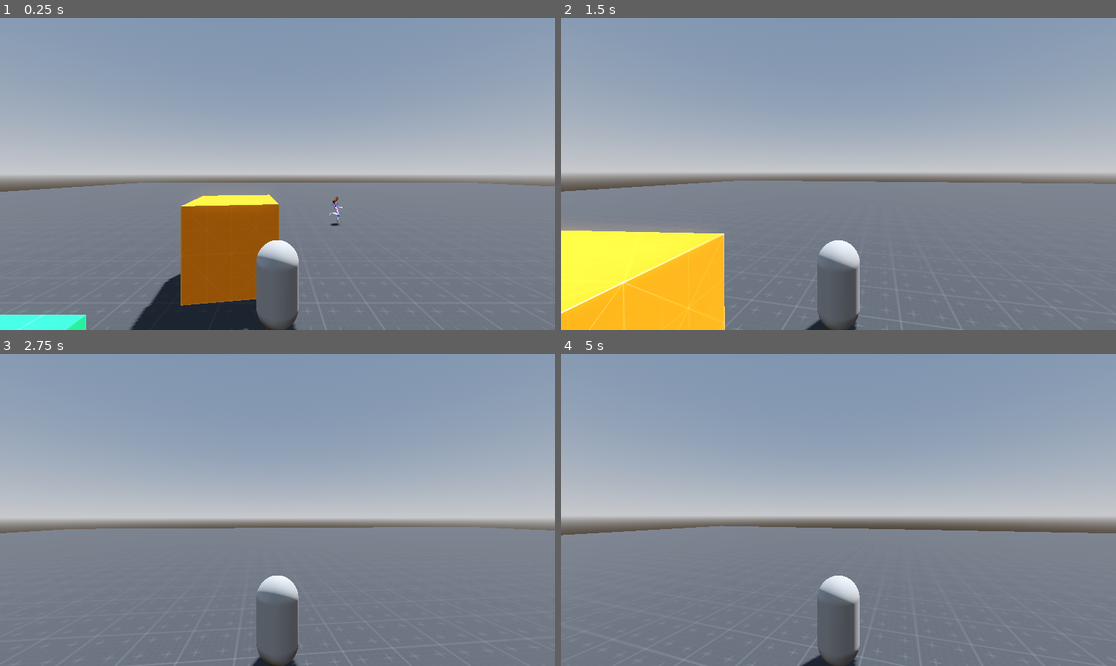
Above: before the commit, frames 1-4 (two rows, left to right).
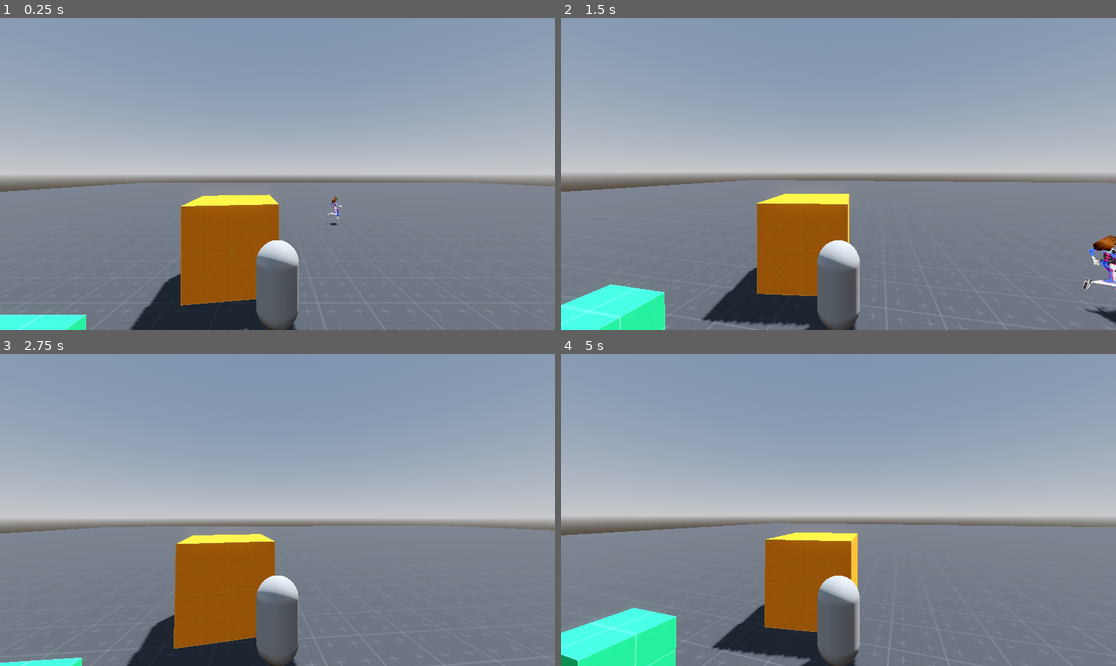
Above: after the commit, the same moments.

Repository: fhgaha/LD55
Game: Godot game, scene res://scenes/world.tscn
Same seed, same stepped clock (60 frames per second), same inputs: the game is played once before the commit and once after it.
Inputs (mouse positions are in pixels of both pictures, inside the frame that each line leads up to):
- Up to frame 1 (0.25 s): no input
- Up to frame 2 (1.5 s): move the mouse to (866, 174) at 0.52 s; press the mouse at (866, 174) at 0.53 s; hold W (forward) from 0.53 s (still down); move the mouse to (810, 174) at 1.27 s; release the mouse at (810, 174) at 1.28 s; click (810, 174) at 1.35 s
- Up to frame 3 (2.75 s): keep holding W (forward); move the mouse to (288, 503) at 2.02 s; press the mouse at (288, 503) at 2.03 s
- Up to frame 4 (5 s): keep holding W (forward); move the mouse to (832, 516) at 2.77 s; release the mouse at (832, 516) at 2.78 s; click (832, 516) at 2.85 s; move the mouse to (877, 513) at 3.52 s; press the mouse at (877, 513) at 3.53 s; move the mouse to (794, 506) at 4.27 s; release the mouse at (794, 506) at 4.28 s; click (794, 506) at 4.35 s

The runs differ from the first frame. In frame 1, less than 0.1% of the frame differs, in the area x 59-62%, y 57-67%; in frame 2, 16%, in the area x 0-100%, y 51-100%; in frame 3, 8.2%; in frame 4, 10%.

Commit message:
added states to girl character

Diff:
--- a/scenes/diva.tscn
+++ b/scenes/diva.tscn
@@ -1,7 +1,11 @@
-[gd_scene load_steps=10 format=3 uid="uid://dtstw4mwbc5dr"]
-
-[ext_resource type="Script" path="res://scripts/diva.gd" id="1_cqiwi"]
+[gd_scene load_steps=14 format=3 uid="uid://dtstw4mwbc5dr"]
+
 [ext_resource type="Texture2D" uid="uid://b317wrttntgt0" path="res://models/diva/Diva_Dva_MAT_baseColor.png" id="1_ohw2b"]
+[ext_resource type="Script" path="res://scripts/ai/diva.gd" id="1_ufo67"]
+[ext_resource type="Script" path="res://scripts/ai/state_machine.gd" id="3_33f31"]
+[ext_resource type="Script" path="res://scripts/ai/idle.gd" id="4_livpq"]
+[ext_resource type="Script" path="res://scripts/ai/moving.gd" id="5_26w6l"]
+[ext_resource type="Script" path="res://scripts/ai/loading_water.gd" id="6_cluie"]
 
 [sub_resource type="StandardMaterial3D" id="StandardMaterial3D_nn6ci"]
 resource_name = "Dva_MAT_0"
@@ -746,7 +750,7 @@
 
 [node name="Diva" type="CharacterBody3D"]
 transform = Transform3D(0.04, 0, 0, 0, 0.04, 0, 0, 0, 0.04, 0, 0, 0)
-script = ExtResource("1_cqiwi")
+script = ExtResource("1_ufo67")
 
 [node name="Original" type="Node3D" parent="."]
 transform = Transform3D(-1, 8.74228e-08, 3.12648e-14, 0, -3.57628e-07, 1, 8.74228e-08, 1, 3.57628e-07, 0, 0, 0)
@@ -954,3 +958,16 @@
 [node name="CollisionShape3D" type="CollisionShape3D" parent="."]
 transform = Transform3D(1, 0, 0, 0, 1, 0, 0, 0, 1, 0, 17.1912, 0)
 shape = SubResource("CapsuleShape3D_v6hjh")
+
+[node name="StateMachine" type="Node" parent="."]
+script = ExtResource("3_33f31")
+initial_state = NodePath("Idle")
+
+[node name="Idle" type="Node" parent="StateMachine"]
+script = ExtResource("4_livpq")
+
+[node name="Moving" type="Node" parent="StateMachine"]
+script = ExtResource("5_26w6l")
+
+[node name="LoadingWater" type="Node" parent="StateMachine"]
+script = ExtResource("6_cluie")
--- /dev/null
+++ b/scripts/ai/diva.gd
@@ -0,0 +1,18 @@
+class_name GirlCharacter
+extends CharacterBody3D
+
+@onready var anim_player = $AnimationPlayer
+
+const SPEED = 5.0
+
+var water_amnt : float = 0
+var target : Node3D
+var isMoving : bool
+
+func _ready() -> void:
+	pass
+
+
+func play_anim(player: AnimationPlayer, anim_name: String):
+	if (player.current_animation != anim_name):
+		player.play(anim_name)
--- /dev/null
+++ b/scripts/ai/idle.gd
@@ -0,0 +1,16 @@
+extends State
+
+# Upon entering the state, we set the Player node's velocity to zero.
+func enter(_msg := {}) -> void:
+	player.velocity = Vector3.ZERO
+
+
+func update(delta: float) -> void:
+	if player.water_amnt <= 0:
+		var target = Global.inst.well
+		player.target = target
+		state_machine.transition_to("Moving")
+
+
+func exit() -> void:
+	pass
--- /dev/null
+++ b/scripts/ai/loading_water.gd
@@ -0,0 +1,32 @@
+extends State
+
+@export var SPEED = 5.0
+var target : Node3D = null
+
+func enter(_msg := {}) -> void:
+	target = player.target
+	pass
+
+
+func update(delta: float) -> void:
+	if (target.name == "well" and
+		player.global_position.distance_squared_to(target.global_position) < 1):
+		state_machine.transition_to("LoadingWater")
+	pass
+
+
+func exit() -> void:
+	pass
+
+func physics_update(_delta: float) -> void:
+	var direction = player.global_position.direction_to(target.global_position)
+	if direction:
+		player.play_anim(player.anim_player, "running")
+		player.velocity.x = direction.x * SPEED
+		player.velocity.z = direction.z * SPEED
+	else:
+		player.play_anim(player.anim_player, "idle")
+		player.velocity.x = move_toward(player.velocity.x, 0, SPEED)
+		player.velocity.z = move_toward(player.velocity.z, 0, SPEED)
+
+	player.move_and_slide()
--- /dev/null
+++ b/scripts/ai/moving.gd
@@ -0,0 +1,32 @@
+extends State
+
+@export var SPEED = 5.0
+var target : Node3D = null
+
+func enter(_msg := {}) -> void:
+	target = player.target
+	pass
+
+
+func update(delta: float) -> void:
+	if (target.name == "well" and
+		player.global_position.distance_squared_to(target.global_position) < 1):
+		state_machine.transition_to("LoadingWater")
+	pass
+
+
+func exit() -> void:
+	pass
+
+func physics_update(_delta: float) -> void:
+	var direction = player.global_position.direction_to(target.global_position)
+	if direction:
+		player.play_anim(player.anim_player, "running")
+		player.velocity.x = direction.x * SPEED
+		player.velocity.z = direction.z * SPEED
+	else:
+		player.play_anim(player.anim_player, "idle")
+		player.velocity.x = move_toward(player.velocity.x, 0, SPEED)
+		player.velocity.z = move_toward(player.velocity.z, 0, SPEED)
+
+	player.move_and_slide()
--- /dev/null
+++ b/scripts/ai/state.gd
@@ -0,0 +1,31 @@
+class_name State
+extends Node
+
+var state_machine : StateMachine = null
+var player : GirlCharacter
+
+# Virtual function. Receives events from the `_unhandled_input()` callback.
+func handle_input(_event: InputEvent) -> void:
+	pass
+
+
+# Virtual function. Corresponds to the `_process()` callback.
+func update(_delta: float) -> void:
+	pass
+
+
+# Virtual function. Corresponds to the `_physics_process()` callback.
+func physics_update(_delta: float) -> void:
+	pass
+
+
+# Virtual function. Called by the state machine upon changing the active state. The `msg` parameter
+# is a dictionary with arbitrary data the state can use to initialize itself.
+func enter(_msg := {}) -> void:
+	pass
+
+
+# Virtual function. Called by the state machine before changing the active state. Use this function
+# to clean up the state.
+func exit() -> void:
+	pass
--- /dev/null
+++ b/scripts/ai/state_machine.gd
@@ -0,0 +1,53 @@
+class_name StateMachine
+extends Node
+
+# Emitted when transitioning to a new state.
+signal transitioned(state_name)
+
+# Path to the initial active state. We export it to be able to pick the initial state in the inspector.
+@export var initial_state := NodePath()
+
+# The current active state. At the start of the game, we get the `initial_state`.
+@onready var state: State = get_node(initial_state)
+
+var player : GirlCharacter
+
+func _ready() -> void:
+	await is_node_ready()
+	player = owner as GirlCharacter
+	#yield(owner, "ready")
+	# The state machine assigns itself to the State objects' state_machine property.
+	for child in get_children():
+		var s = child as State
+		s.state_machine = self
+		s.player = player
+	state.enter()
+
+
+# The state machine subscribes to node callbacks and delegates them to the state objects.
+func _unhandled_input(event: InputEvent) -> void:
+	state.handle_input(event)
+
+
+func _process(delta: float) -> void:
+	state.update(delta)
+
+
+func _physics_process(delta: float) -> void:
+	state.physics_update(delta)
+
+
+# This function calls the current state's exit() function, then changes the active state,
+# and calls its enter function.
+# It optionally takes a `msg` dictionary to pass to the next state's enter() function.
+func transition_to(target_state_name: String, msg: Dictionary = {}) -> void:
+	# Safety check, you could use an assert() here to report an error if the state name is incorrect.
+	# We don't use an assert here to help with code reuse. If you reuse a state in different state machines
+	# but you don't want them all, they won't be able to transition to states that aren't in the scene tree.
+	if not has_node(target_state_name):
+		return
+
+	state.exit()
+	state = get_node(target_state_name)
+	state.enter(msg)
+	emit_signal("transitioned", state.name)
--- a/scripts/diva.gd
+++ /dev/null
@@ -1,43 +0,0 @@
-extends CharacterBody3D
-
-@onready var anim_player = $AnimationPlayer
-
-const SPEED = 5.0
-const JUMP_VELOCITY = 4.5
-
-var water_amnt : float = 0
-var target : Node3D
-var isMoving : bool
-
-func _ready() -> void:
-	if (water_amnt <= 0):
-		var well = Global.inst.well
-		target = well
-		isMoving = true
-	pass
-
-func _physics_process(delta):
-	if (target == null):
-		return
-
-	if (isMoving):
-		#var input_dir = Input.get_vector("ui_left", "ui_right", "ui_up", "ui_down")
-		#var direction = (transform.basis * Vector3(input_dir.x, 0, input_dir.y)).normalized()
-		#var direction = (global_position - target.global_position).normalized()
-		print(target.global_position)
-		var direction = global_position.direction_to(target.global_position)
-		if direction:
-			play_anim(anim_player, "running")
-			velocity.x = direction.x * SPEED
-			velocity.z = direction.z * SPEED
-		else:
-			play_anim(anim_player, "idle")
-			velocity.x = move_toward(velocity.x, 0, SPEED)
-			velocity.z = move_toward(velocity.z, 0, SPEED)
-
-		move_and_slide()
-
-
-func play_anim(player: AnimationPlayer, anim_name: String):
-	if (player.current_animation != anim_name):
-		player.play(anim_name)
--- a/scripts/global.gd
+++ b/scripts/global.gd
@@ -2,12 +2,11 @@
 extends Node
 
 static var inst : Global
-
 @export var well : Node3D
 
-static var global_val : int = 10
 
 func _ready() -> void:
 	if (inst == null):
 		inst = self
+	print("Global: well: ", well)
 	pass
--- a/scripts/player.gd
+++ b/scripts/player.gd
@@ -6,7 +6,7 @@
 @onready var visual = $visual
 #@onready var stone : RigidBody3D = $visual/stone
 
-@export var SPEED = 5.0
+#@export var SPEED = 5.0
 @export var sens_horizontal = 0.2
 @export var sens_vertical = 0.2
 
@@ -39,18 +39,19 @@
 
 func handle_movement_input():
 	# Get the input direction and handle the movement/deceleration.
-	# As good practice, you should replace UI actions with custom gameplay actions.
-	var input_dir = Input.get_vector("left", "right", "forward", "backward")
-	var direction = (transform.basis * Vector3(input_dir.x, 0, input_dir.y)).normalized()
-	if direction:
-		#play_anim("Run")
-		visual.look_at(position + direction)
-		velocity.x = direction.x * SPEED
-		velocity.z = direction.z * SPEED
-	else:
-		#play_anim("Idle")
-		velocity.x = move_toward(velocity.x, 0, SPEED)
-		velocity.z = move_toward(velocity.z, 0, SPEED)
+	## As good practice, you should replace UI actions with custom gameplay actions.
+	#var input_dir = Input.get_vector("left", "right", "forward", "backward")
+	#var direction = (transform.basis * Vector3(input_dir.x, 0, input_dir.y)).normalized()
+	#if direction:
+		##play_anim("Run")
+		#visual.look_at(position + direction)
+		#velocity.x = direction.x * SPEED
+		#velocity.z = direction.z * SPEED
+	#else:
+		##play_anim("Idle")
+		#velocity.x = move_toward(velocity.x, 0, SPEED)
+		#velocity.z = move_toward(velocity.z, 0, SPEED)
+	pass
 
 
 func play_anim(player: AnimationPlayer, anim_name: String):
